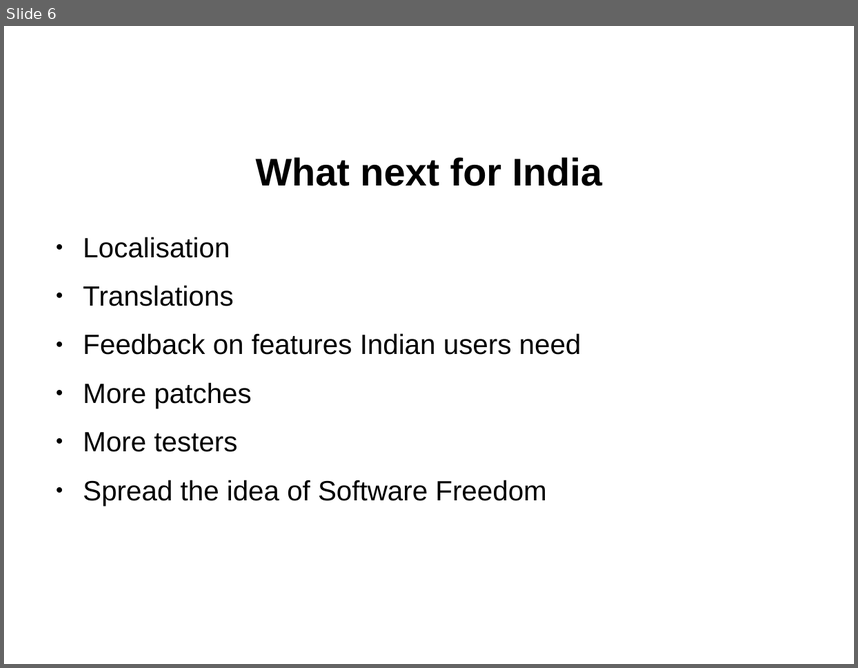
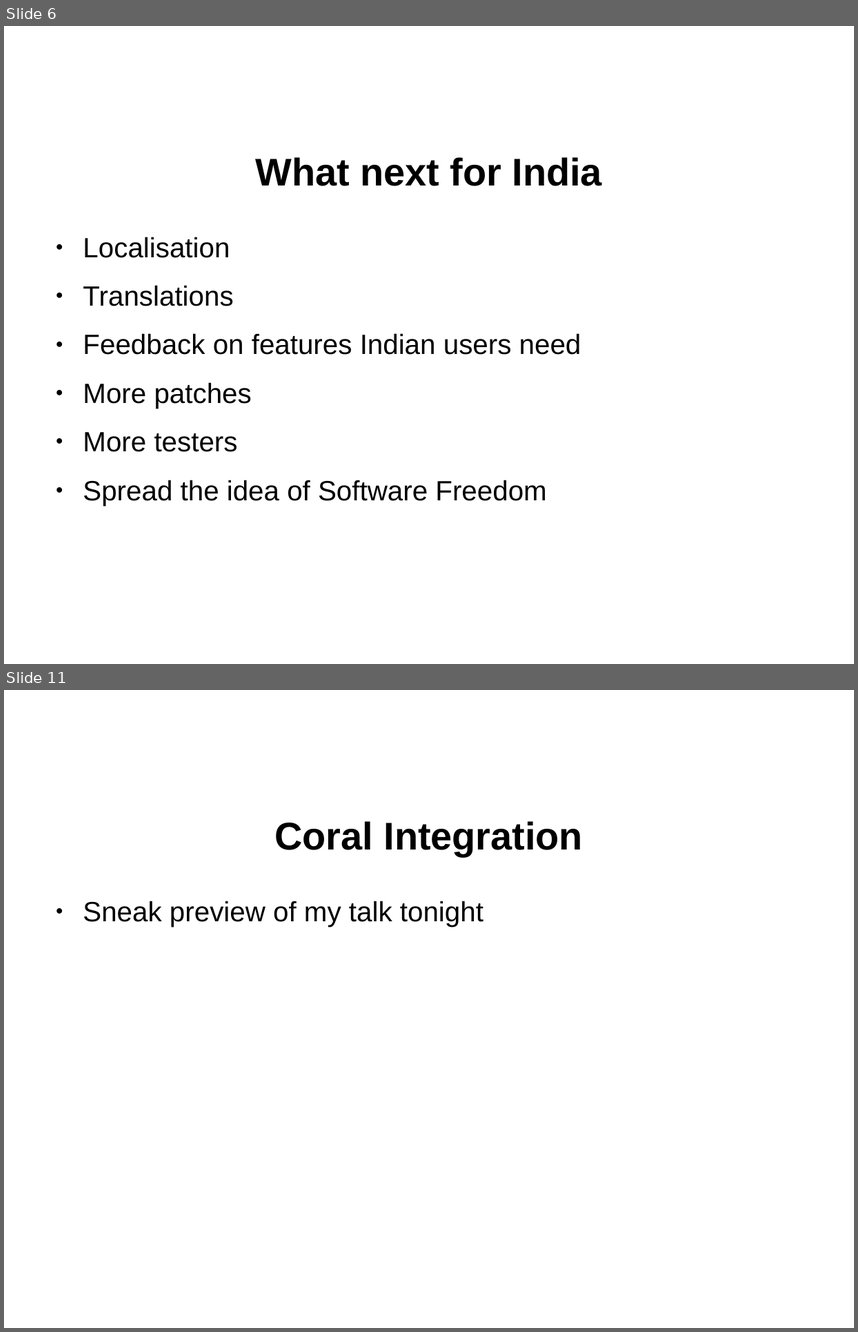
Before and after one commit to ranginui/presentation, a slide deck: kohaconclave/road_ahead/roadahead.odp. Shown one above the other, each under a label of ours: slide 6 before the commit, slides 6 and 11 after it; the slides between them are not shown. The pictures are 858x668 and 858x1332 pixels, drawn with LibreOffice and Linux fonts; fonts in the diff are those of the drawing; background and template pictures are left out. Boxes give left, top, right and bottom in pixels: in the first picture for what was removed or moved away, otherwise in the second. Text is boxed around its words. In the diff, an @@ line names an element or a change of style, - is before the commit and + after.

```diff
--- a/kohaconclave/road_ahead/roadahead.odp
+++ b/kohaconclave/road_ahead/roadahead.odp
@@ slide 11 added at [4,690,854,1328], background picture (left out) @@
@@ title added at [274,821,583,856], 36 pt, text #000000, bold @@
+Coral Integration
@@ text added at [83,900,484,927], 26 pt, text #000000 @@
+● Sneak preview of my talk tonight
```
Also in this commit, not shown: 1 slide changed, 5 other slides added.
